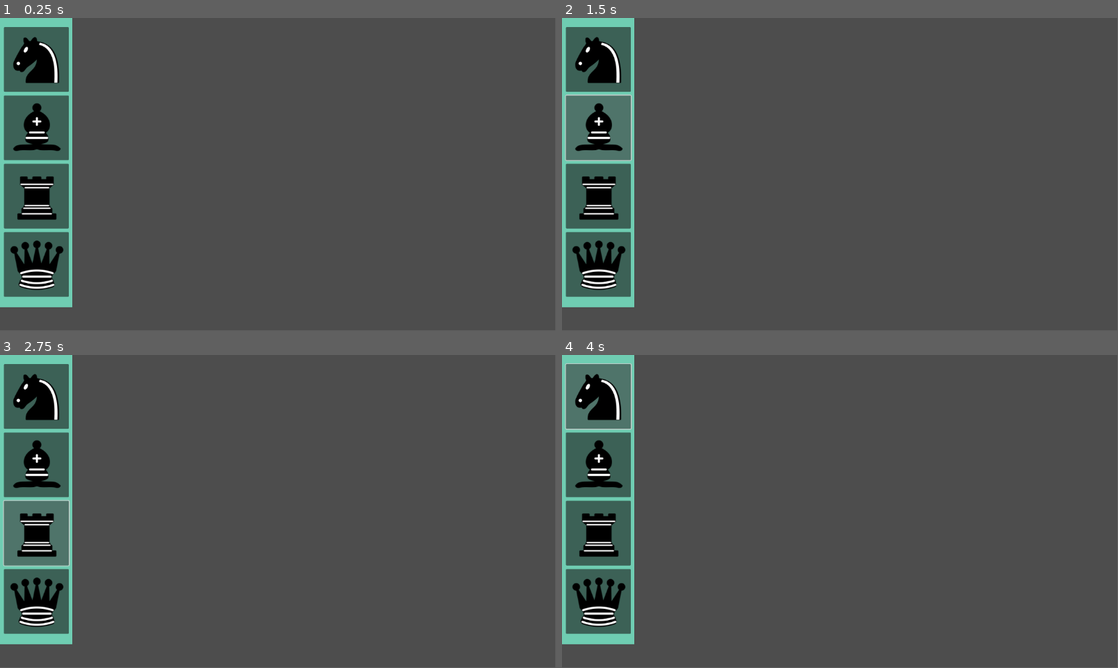
Above: before the commit, frames 1-4 (two rows, left to right).
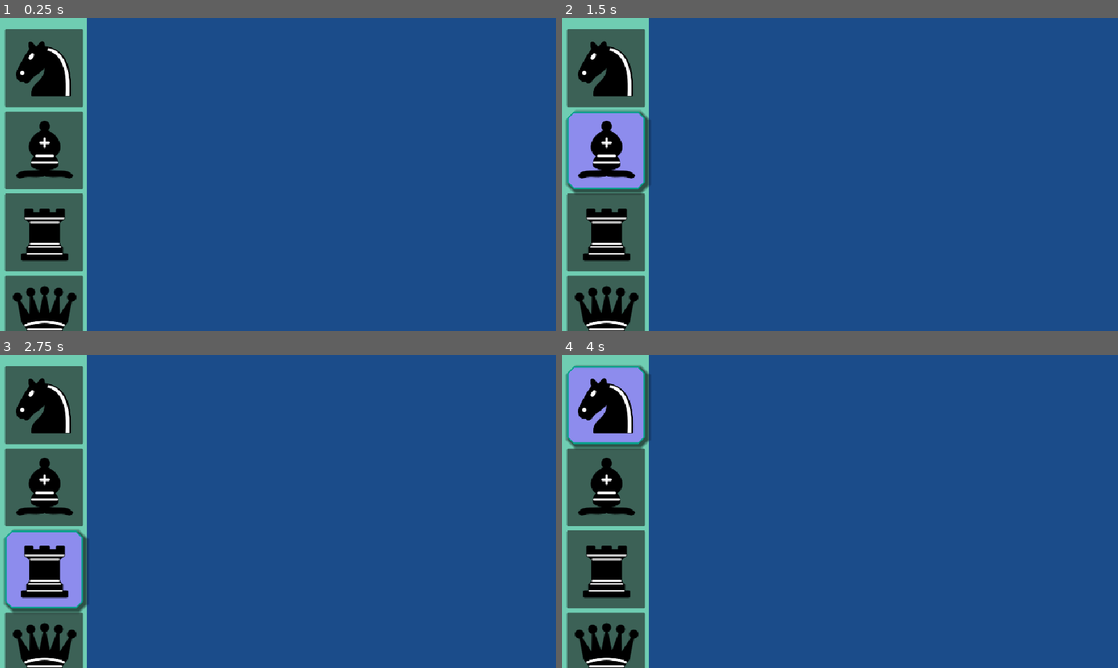
Above: after the commit, the same moments.

Repository: Steammake3/ChessV2
Game: Godot game, scene res://Scenes/promotion_dialog.tscn
Two runs of this game, one before a commit and one after it. Both use one fixed random seed, a clock stepped at 60 frames per second and the inputs below. This scene is started directly instead of the project's main scene.
Inputs (mouse positions are in pixels of both pictures, inside the frame that each line leads up to; where the layout moved, square brackets give the same spot in the first picture):
- Up to frame 1 (0.25 s): no input
- Up to frame 2 (1.5 s): click (606, 68) [600, 58] at 0.5 s; click (606, 149) [600, 127] at 1.25 s
- Up to frame 3 (2.75 s): click (44, 567) [38, 533] at 2 s
- Up to frame 4 (4 s): click (606, 649) [600, 602] at 2.75 s; click (606, 405) [600, 395] at 3.5 s
In our replay, the window is 799x449 before the commit and 800x450 after it. These sizes can differ from the game's own. Grey fills any space a smaller window leaves; there, only what the larger window draws over its background counts as a difference.

The runs differ from the first frame. In frame 1, 92% of the frame differs, in the area x 0-100%, y 0-100%; in frame 2, 93%; in frame 3, 93%; in frame 4, 93%.

Commit message:
Moved the main scene, radio promo
I took board into separate, also made the style box unique to create radio button

Diff:
--- /dev/null
+++ b/Resources/DoomBox.tres
@@ -0,0 +1,4 @@
+[gd_resource type="StyleBoxFlat" format=3 uid="uid://cvnr2wtc65rxt"]
+
+[resource]
+bg_color = Color(0.6, 0.6, 0.6, 0)
--- /dev/null
+++ b/Resources/OutlineStyleBox.tres
@@ -0,0 +1,16 @@
+[gd_resource type="StyleBoxFlat" format=3 uid="uid://dg71muk6h3j7g"]
+
+[resource]
+bg_color = Color(0.552928, 0.549676, 0.929708, 1)
+border_width_left = 4
+border_width_top = 4
+border_width_right = 4
+border_width_bottom = 4
+border_color = Color(0.0378, 0.63, 0.55104, 1)
+corner_radius_top_left = 15
+corner_radius_top_right = 15
+corner_radius_bottom_right = 15
+corner_radius_bottom_left = 15
+corner_detail = 1
+shadow_size = 10
+shadow_offset = Vector2(5, 5)
--- /dev/null
+++ b/Resources/RadioGroup.tres
@@ -0,0 +1,3 @@
+[gd_resource type="ButtonGroup" format=3 uid="uid://fatvp0bw0tdg"]
+
+[resource]
--- a/Scenes/board.tscn
+++ b/Scenes/board.tscn
@@ -4,9 +4,7 @@
 
 [node name="Board" type="Node2D"]
 script = ExtResource("1_tnbny")
-
-[node name="Camera2D" type="Camera2D" parent="."]
-zoom = Vector2(0.67, 0.67)
+TILE_SIZE = 55
 
 [node name="Areas" type="Node2D" parent="."]
 
--- /dev/null
+++ b/Scenes/main.tscn
@@ -0,0 +1,23 @@
+[gd_scene load_steps=2 format=3 uid="uid://cc6hixa7pvl26"]
+
+[ext_resource type="PackedScene" uid="uid://c1bkjj6xh2wks" path="res://Scenes/board.tscn" id="1_jjgbg"]
+
+[node name="Main" type="Control"]
+layout_mode = 3
+anchors_preset = 15
+anchor_right = 1.0
+anchor_bottom = 1.0
+grow_horizontal = 2
+grow_vertical = 2
+mouse_filter = 2
+
+[node name="Board" parent="." instance=ExtResource("1_jjgbg")]
+position = Vector2(270, 270)
+TILE_SIZE = 64
+
+[node name="ColorRect" type="ColorRect" parent="."]
+layout_mode = 0
+offset_left = 543.0
+offset_right = 960.0
+offset_bottom = 540.0
+color = Color(0.0133333, 0, 0.1, 0.505882)
--- a/Scenes/promotion_dialog.tscn
+++ b/Scenes/promotion_dialog.tscn
@@ -1,7 +1,10 @@
-[gd_scene load_steps=6 format=3 uid="uid://yxnx0jw6h84q"]
+[gd_scene load_steps=9 format=3 uid="uid://yxnx0jw6h84q"]
 
 [ext_resource type="Texture2D" uid="uid://40j2eejkjcim" path="res://Pieces/white/queen.png" id="1_h4hd5"]
 [ext_resource type="Script" uid="uid://ct46lur6apasy" path="res://Scriptures/promotion_dialog.gd" id="1_ru8cp"]
+[ext_resource type="StyleBox" uid="uid://cvnr2wtc65rxt" path="res://Resources/DoomBox.tres" id="2_2x0ik"]
+[ext_resource type="ButtonGroup" uid="uid://fatvp0bw0tdg" path="res://Resources/RadioGroup.tres" id="2_dwa8b"]
+[ext_resource type="StyleBox" uid="uid://dg71muk6h3j7g" path="res://Resources/OutlineStyleBox.tres" id="2_rxqgp"]
 [ext_resource type="Texture2D" uid="uid://bdt4xs14h83qn" path="res://Pieces/white/rook.png" id="2_wdqic"]
 [ext_resource type="Texture2D" uid="uid://uj8ksb8p3v8j" path="res://Pieces/white/bishop.png" id="3_ru8cp"]
 [ext_resource type="Texture2D" uid="uid://bxtp40es05k3a" path="res://Pieces/white/knight.png" id="4_dwa8b"]
@@ -27,23 +30,39 @@
 [node name="Queen" type="Button" parent="Options"]
 layout_mode = 2
 tooltip_text = "Queen"
+theme_override_styles/focus = ExtResource("2_2x0ik")
+theme_override_styles/pressed = ExtResource("2_rxqgp")
+toggle_mode = true
+button_group = ExtResource("2_dwa8b")
 icon = ExtResource("1_h4hd5")
 icon_alignment = 2
 
 [node name="Rook" type="Button" parent="Options"]
 layout_mode = 2
 tooltip_text = "Rook"
+theme_override_styles/focus = ExtResource("2_2x0ik")
+theme_override_styles/pressed = ExtResource("2_rxqgp")
+toggle_mode = true
+button_group = ExtResource("2_dwa8b")
 icon = ExtResource("2_wdqic")
 icon_alignment = 2
 
 [node name="Bishop" type="Button" parent="Options"]
 layout_mode = 2
 tooltip_text = "Bishop"
+theme_override_styles/focus = ExtResource("2_2x0ik")
+theme_override_styles/pressed = ExtResource("2_rxqgp")
+toggle_mode = true
+button_group = ExtResource("2_dwa8b")
 icon = ExtResource("3_ru8cp")
 icon_alignment = 2
 
 [node name="Knight" type="Button" parent="Options"]
 layout_mode = 2
 tooltip_text = "Knight"
+theme_override_styles/focus = ExtResource("2_2x0ik")
+theme_override_styles/pressed = ExtResource("2_rxqgp")
+toggle_mode = true
+button_group = ExtResource("2_dwa8b")
 icon = ExtResource("4_dwa8b")
 icon_alignment = 2
--- a/Scenes/tile_base.tscn
+++ b/Scenes/tile_base.tscn
@@ -34,9 +34,21 @@
 default_color = Color(0.0564554, 0.202085, 0.201512, 1)
 joint_mode = 2
 
-[node name="Hovered" type="ColorRect" parent="."]
+[node name="Hovered" type="Node2D" parent="."]
+
+[node name="HoveredControl" type="ColorRect" parent="Hovered"]
+anchors_preset = 8
+anchor_left = 0.5
+anchor_top = 0.5
+anchor_right = 0.5
+anchor_bottom = 0.5
 offset_left = -32.0
 offset_top = -32.0
 offset_right = 32.0
 offset_bottom = 32.0
+grow_horizontal = 2
+grow_vertical = 2
+size_flags_horizontal = 4
+size_flags_vertical = 4
+mouse_filter = 2
 color = Color(0.835333, 0.48, 1, 0.537255)
--- a/Scriptures/board.gd
+++ b/Scriptures/board.gd
@@ -33,6 +33,7 @@
 	tile.name = "Tile%d" % (8*i+j)
 	tile.pos_ = int(8*i+j)
 	tile.board = self
+	#tile.call_deferred("set_scale", Vector2(ts/64, ts/64))
 	return tile
 
 func new_piece_at(i, j, ts, scalar = 1) -> PhysicalPiece:
--- a/Scriptures/promotion_dialog.gd
+++ b/Scriptures/promotion_dialog.gd
@@ -11,10 +11,10 @@
 	color = colour
 
 func _ready() -> void:
-	$Options/Queen.pressed.connect(_queen)
-	$Options/Rook.pressed.connect(_rook)
-	$Options/Bishop.pressed.connect(_bishop)
-	$Options/Knight.pressed.connect(_knight)
+	$Options/Queen.toggled.connect(_queen)
+	$Options/Rook.toggled.connect(_rook)
+	$Options/Bishop.toggled.connect(_bishop)
+	$Options/Knight.toggled.connect(_knight)
 	order_up()
 
 func _queen():
--- a/Scriptures/tile_base.gd
+++ b/Scriptures/tile_base.gd
@@ -2,6 +2,23 @@
 
 var board : Board
 var pos_ : int
+
+@onready var shape = $CollisionShape2D
+
+func set_size(ts):
+	var rect = shape.shape as RectangleShape2D
+	rect.size = Vector2(ts - 12, ts - 12) # keep margin similar to 52 vs 64
+
+	$Selected/Fill.offset_left = -ts/2
+	$Selected/Fill.offset_top = -ts/2
+	$Selected/Fill.offset_right = ts/2
+	$Selected/Fill.offset_bottom = ts/2
+
+	$Hovered.offset_left = -ts/2
+	$Hovered.offset_top = -ts/2
+	$Hovered.offset_right = ts/2
+	$Hovered.offset_bottom = ts/2
+	set_width(6*ts/64)
 
 func _ready() -> void:
 	$Hovered.hide()
@@ -31,3 +48,6 @@
 
 func _on_clear_prev_select(post):
 	if pos_ != post: $Selected.hide()
+
+func set_width(w):
+	$Selected/Outline.width=w
--- a/project.godot
+++ b/project.godot
@@ -11,11 +11,19 @@
 [application]
 
 config/name="ChessV2"
-run/main_scene="uid://c1bkjj6xh2wks"
+run/main_scene="uid://cc6hixa7pvl26"
 config/features=PackedStringArray("4.4", "GL Compatibility")
 config/icon="res://icon.svg"
+
+[display]
+
+window/size/viewport_width=960
+window/size/viewport_height=540
+window/stretch/mode="canvas_items"
+window/stretch/aspect="expand"
 
 [rendering]
 
 renderer/rendering_method="gl_compatibility"
 renderer/rendering_method.mobile="gl_compatibility"
+environment/defaults/default_clear_color=Color(0.10721, 0.297041, 0.54252, 1)
